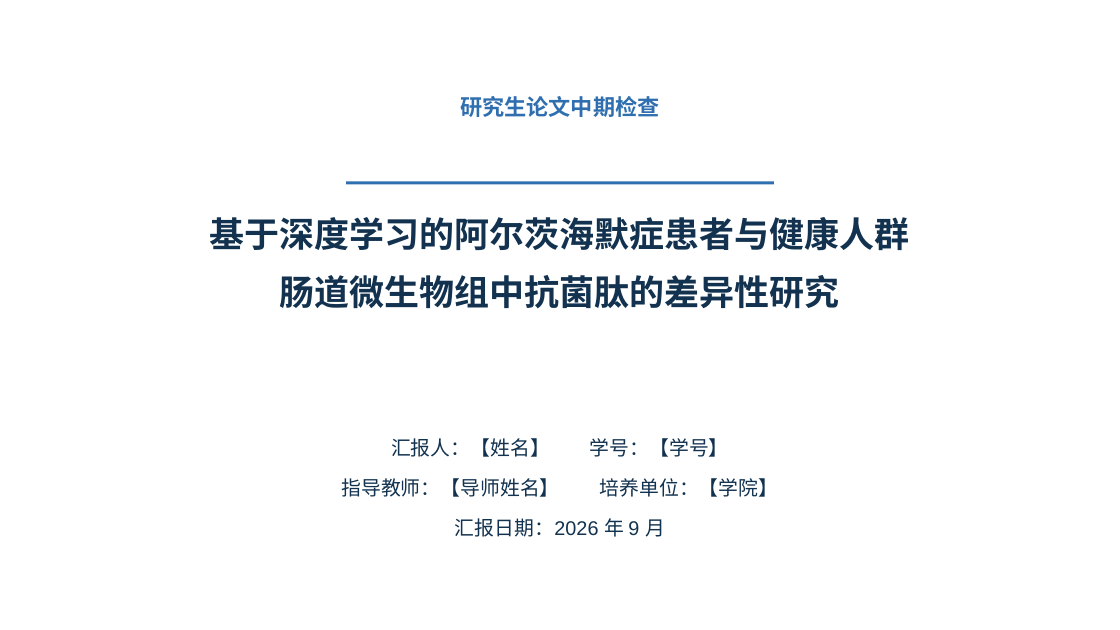
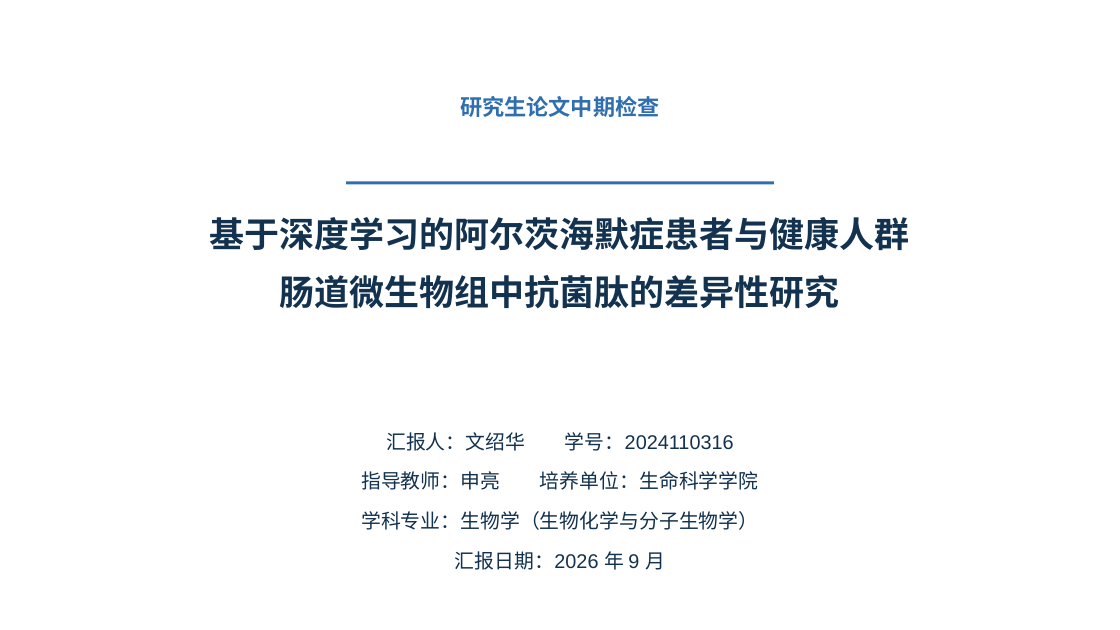
Before and after one commit to mqgg5630-cyber/zhongqi, a slide deck: slide 1 of deliverable/中期答辩.pptx. Drawn at 1120x630 pixels with LibreOffice and Linux fonts; fonts in the diff are those of the drawing. Boxes give left, top, right and bottom in pixels: in the first picture for what was removed or moved away, otherwise in the second. Text is boxed around its words. In the diff, an @@ line names an element or a change of style, - is before the commit and + after.

```diff
--- a/deliverable/中期答辩.pptx
+++ b/deliverable/中期答辩.pptx
@@ text "汇报人：文绍华 学号：2024110316": place and size @@
-text "汇报人：文绍华 学号：2024110316" at [341, 438, 779, 537]
+text "汇报人：文绍华 学号：2024110316" at [361, 432, 759, 570]
@@ text at [361, 432, 759, 530]: text changed @@
-汇报人：【姓名】 学号：【学号】
-指导教师：【导师姓名】 培养单位：【学院】
+汇报人：文绍华 学号：2024110316
+指导教师：申亮 培养单位：生命科学学院
+学科专业：生物学（生物化学与分子生物学）
```
Also in this commit, not shown: 1 other slide changed, 30 other files.
